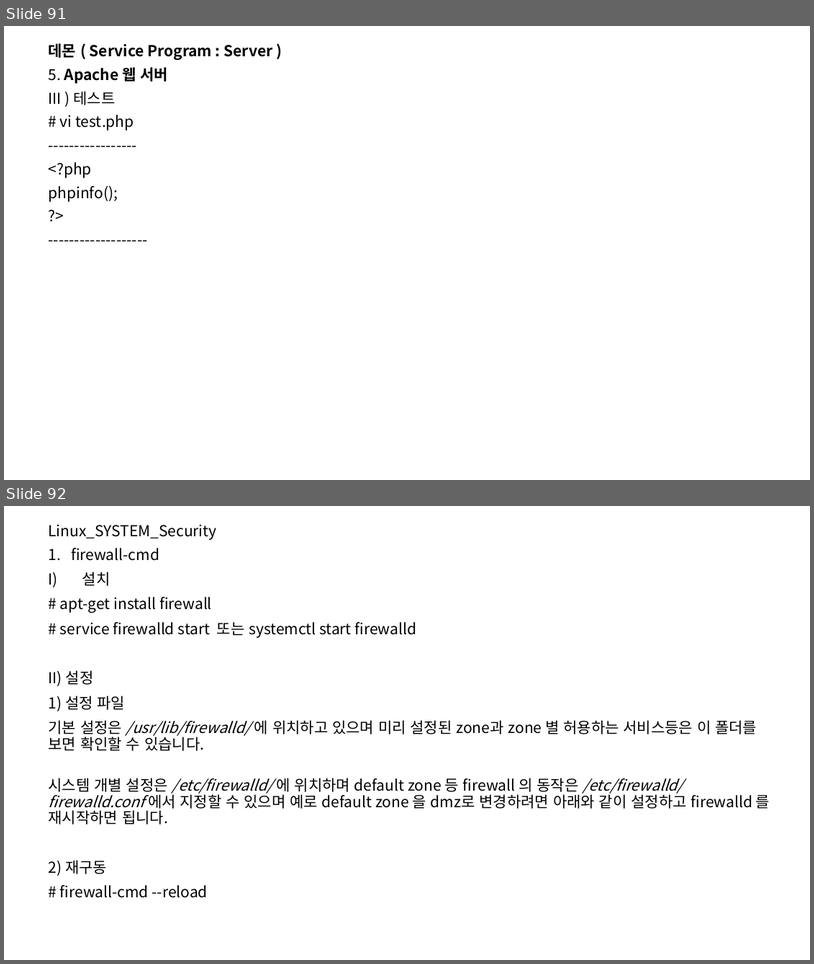
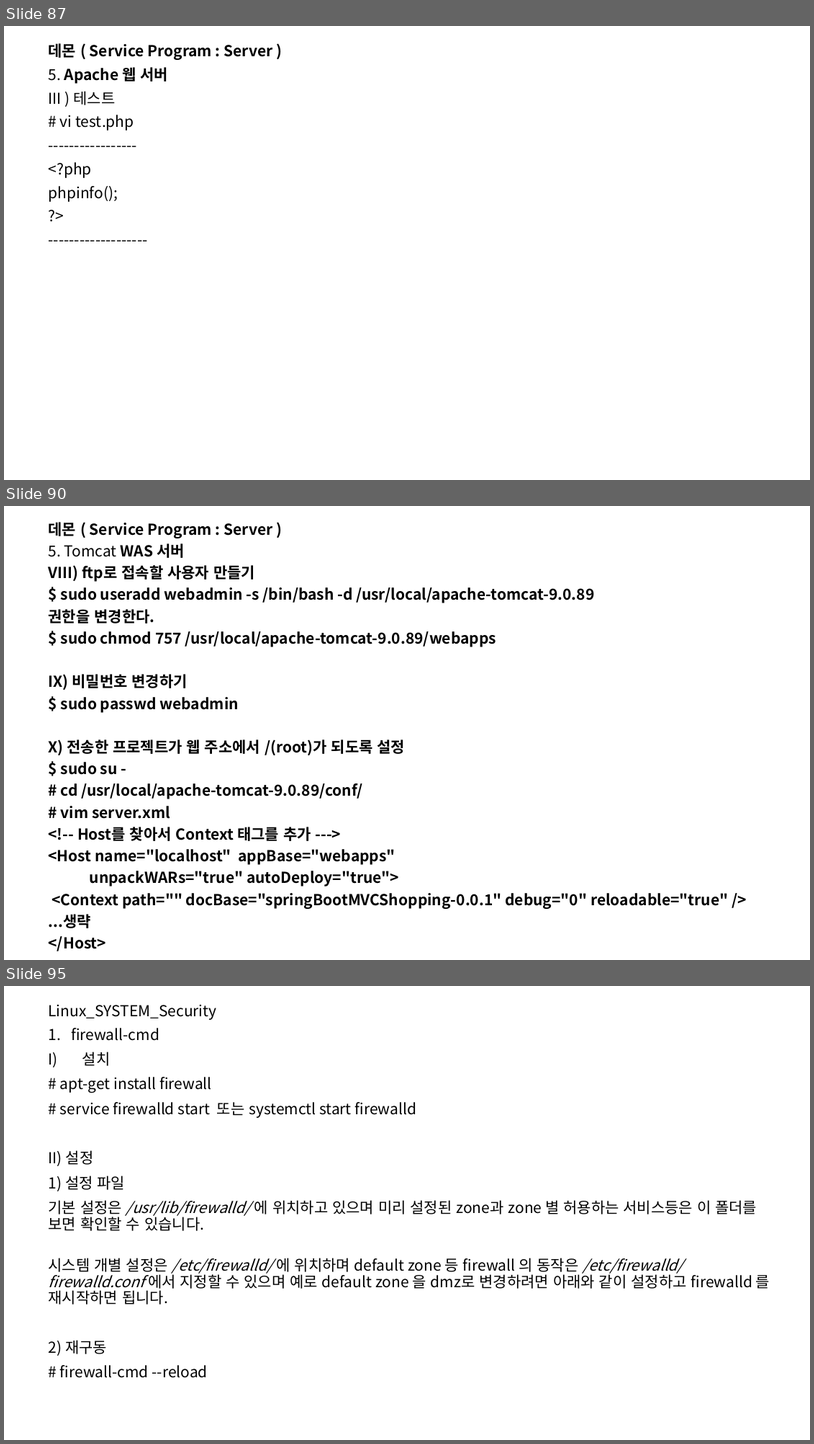
Before and after one commit to SoongMoo/PBL_3st_20231228, a slide deck: linux/리눅스.pptx. Shown one above the other, each under a label of ours: slides 91 and 92 before the commit, slides 87, 90 and 95 after it; the slides between them are not shown. The pictures are 814x964 and 814x1444 pixels, drawn with LibreOffice and Linux fonts; fonts in the diff are those of the drawing. Boxes give left, top, right and bottom in pixels: in the first picture for what was removed or moved away, otherwise in the second. Text is boxed around its words. In the diff, an @@ line names an element or a change of style, - is before the commit and + after.

```diff
--- a/linux/리눅스.pptx
+++ b/linux/리눅스.pptx
@@ slide 90 added at (4,506,810,960), background #FFFFFF @@
@@ subtitle added at (49,522,728,951), 18 pt, text #000000, bold @@
+데몬 ( Service Program : Server )
+5. Tomcat WAS 서버
+VIII) ftp로 접속할 사용자 만들기
+$ sudo useradd webadmin -s /bin/bash -d /usr/local/apache-tomcat-9.0.89
+권한을 변경한다.
+$ sudo chmod 757 /usr/local/apache-tomcat-9.0.89/webapps
+IX) 비밀번호 변경하기
+$ sudo passwd webadmin
+X) 전송한 프로젝트가 웹 주소에서 /(root)가 되도록 설정
+$ sudo su -
+# cd /usr/local/apache-tomcat-9.0.89/conf/
+# vim server.xml
+<!-- Host를 찾아서 Context 태그를 추가 --->
+<Host name="localhost" appBase="webapps"
+unpackWARs="true" autoDeploy="true">
+<Context path="" docBase="springBootMVCShopping-0.0.1" debug="0" reloadable="true" />
+...생략
+</Host>
@@ what was slide 91 is now slide 87 @@
@@ what was slide 92 is now slide 95 @@
```
Also in this commit, not shown: 1 slide changed, 6 other slides added, 4 slides removed.
